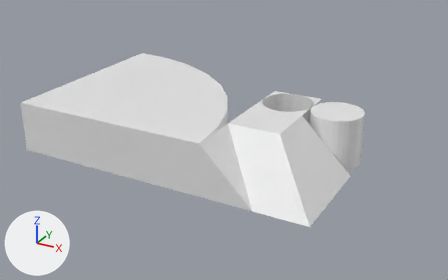
The FBX model DES505 Project/Assets/Art/Models/BasicGeometricShapes.fbx: old version first, new version second.
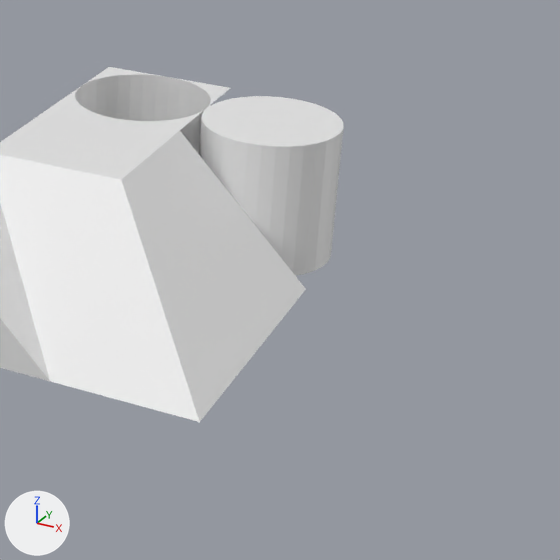
Each version is shown whole from a camera (50 mm lens) standing at (8.71, -18.94, 9.29) and looking at (-2.05, 0.62, -0.48), then close up on the part from 52% to 100% of the width and 23% to 100% of the height. Every picture has the same lights, and +X, +Y and +Z are marked at lower left.

Objects in the first close-up: 'Cube', 'Cylinder', 'InvertedCylinder', 'Slope', 'SlopeCorner', 'SlopeInside'.
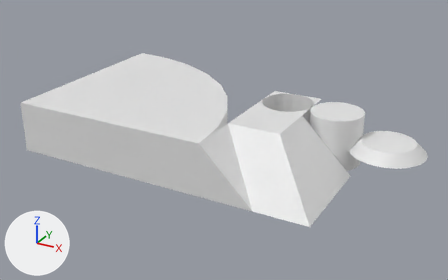
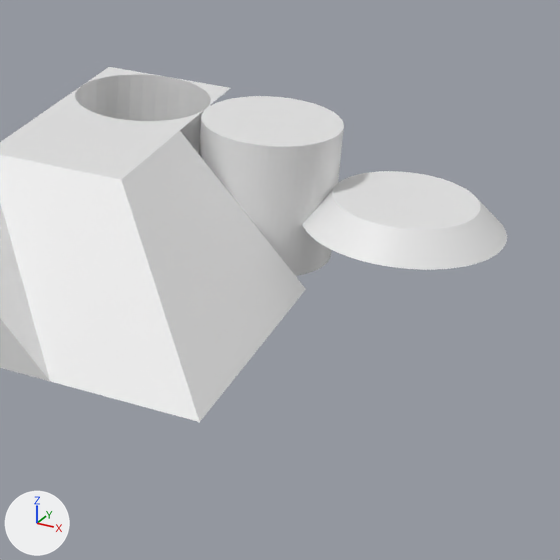
Boxes (x1, y1, x2, y2) around the edits, measured in the close-ups (560 x 560 px):
'CylinderRamp', added: after (302, 171, 507, 270)

The change, as a list of edits to the scene's bpy script:
```text
Add me_cylinder_001:
    me_cylinder_001.from_pydata(...)  # 128 vertices, 66 faces; spans x -1.4..1.4, y -1.4..1.4, z -0.2..0.2
Add ob_cylinderramp:
    ob_cylinderramp = bpy.data.objects.new('CylinderRamp', me_cylinder_001)
    ob_cylinderramp.location = (4.0, 2.0, 0.0)
```
